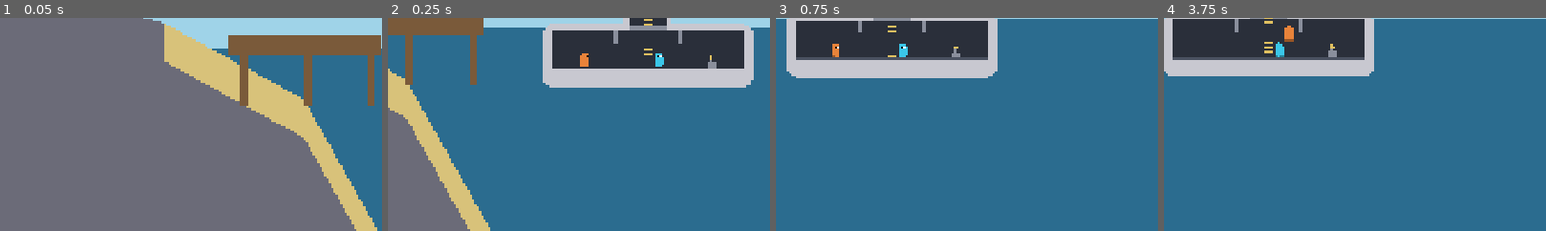
Above: before the commit, frames 1-4 (left to right).
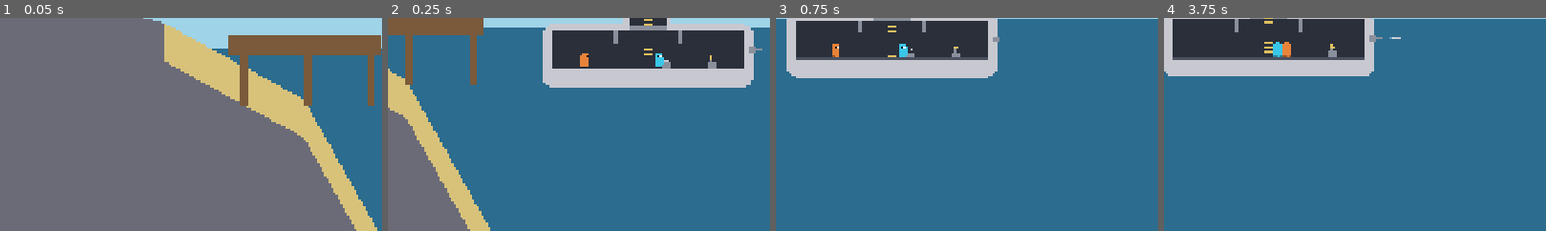
Above: after the commit, the same moments.

Repository: SnirNehemia/deeper
Game: Godot game, scene res://scenes/world.tscn
Two runs of this game, one before a commit and one after it. Both use one fixed random seed, a clock stepped at 60 frames per second and the inputs below.
Inputs:
- Up to frame 1 (0.05 s): no input
- Up to frame 2 (0.25 s): no input
- Up to frame 3 (0.75 s): tap E at 0.5, 0.6 s; hold D from 0.53 s (still down)
- Up to frame 4 (3.75 s): tap W at 0.77, 1.07, 1.52, 1.55, 1.82, 2.1, 3.02, 3.32 s; tap Q at 0.8, 1.35, 3.05, 3.6 s; tap E at 1.25, 2, 2.3, 2.75, 2.85, 3.5 s; release D at 2.03 s; hold A 2.03-2.78 s; hold D from 2.78 s (still down)
The pictures show only the part of the screen within x 36-86%, y 40-90%; the shares and areas given below are measured in that part.

Frame 1 is identical in both runs. In frame 2, 0.1% of the frame differs, in the area x 71-98%, y 13-24%; in frame 3, less than 0.1%; in frame 4, 0.5%, in the area x 28-62%, y 3-19%.

Commit message:
Module G: turret station + torpedoes (bow cone aim, 1.2s cooldown, slow straight shots)

Diff:
--- a/autoload/game_feel.gd
+++ b/autoload/game_feel.gd
@@ -126,3 +126,13 @@
 	var breach_speed_max: float = 6.0
 
 var water: WaterFeel = WaterFeel.new()
+
+## Turret / torpedo feel (Milestone 2). Torpedoes are slow and weighty like
+## the sub — leading a moving fish is the skill.
+class TurretFeel:
+	var torpedo_speed: float = 10.0     ## m/s, travels straight
+	var fire_cooldown: float = 1.2      ## s between shots (infinite ammo)
+	var cone_half_angle_deg: float = 45.0  ## aim cone around the bow's forward
+	var torpedo_lifetime: float = 8.0   ## s before a miss fizzles out
+
+var turret: TurretFeel = TurretFeel.new()
--- a/scripts/collision_layers.gd
+++ b/scripts/collision_layers.gd
@@ -14,3 +14,5 @@
 const LADDER := 1 << 4     ## ladder climb zones
 const HATCH := 1 << 5      ## solid deck over the ladder hole; crew pass it only while climbing
 const STATION := 1 << 6    ## station interaction zones (helm, etc.)
+const PROJECTILE := 1 << 7 ## torpedoes (hit terrain and fish, never the own hull)
+const FISH := 1 << 8       ## enemy fauna bodies
--- /dev/null
+++ b/scripts/stations/turret_station.gd
@@ -0,0 +1,54 @@
+class_name TurretStation
+extends Station
+
+## The torpedo turret: gunner seat in the middle flex room, tube bow-mounted
+## next to the helm. The seated gunner's move vector aims within a forward
+## cone (the helm must point the sub at threats — steering is part of aiming);
+## `use` fires slow torpedoes with infinite ammo.
+
+## Where the tube sits on the hull, in sub-local space (bow, mid-height).
+const TUBE_LOCAL := Vector2(Sub.HALF_W + 36.0, -Sub.ROOM_H * 0.5)
+
+## Current aim angle in radians (0 = straight ahead off the bow, +down).
+var aim_angle: float = 0.0
+
+var _cooldown: float = 0.0
+
+func _physics_process(delta: float) -> void:
+	_cooldown = maxf(0.0, _cooldown - delta)
+	queue_redraw()
+
+func handle_input(input: PlayerInput) -> void:
+	# Aim: the move vector's direction, clamped into the forward cone.
+	var cone := deg_to_rad(GameFeel.turret.cone_half_angle_deg)
+	if input.move.length() > 0.3:
+		aim_angle = clampf(input.move.angle(), -cone, cone)
+	if input.use_held and _cooldown <= 0.0:
+		_fire()
+
+func _fire() -> void:
+	_cooldown = GameFeel.turret.fire_cooldown
+	var torpedo := Torpedo.new()
+	torpedo.velocity = Vector2.from_angle(aim_angle) \
+		* GameFeel.turret.torpedo_speed * GameFeel.PIXELS_PER_METER
+	# Launch into the world (not the sub) so it flies free of the hull.
+	var world := sub.get_parent()
+	world.add_child(torpedo)
+	torpedo.global_position = sub.to_global(TUBE_LOCAL) \
+		+ Vector2.from_angle(aim_angle) * 30.0
+
+func _draw() -> void:
+	# Drawn in station-local space; offset to the bow tube.
+	var tube := TUBE_LOCAL - position
+	# Tube housing.
+	draw_rect(Rect2(tube + Vector2(-18.0, -10.0), Vector2(28.0, 20.0)),
+		PlaceholderArt.SUB_STRUCTURE)
+	# Barrel + aim line while someone is gunning.
+	var dir := Vector2.from_angle(aim_angle)
+	draw_line(tube, tube + dir * 34.0, PlaceholderArt.SUB_STRUCTURE, 8.0)
+	if occupant != null:
+		draw_line(tube + dir * 34.0, tube + dir * 150.0,
+			Color(1.0, 1.0, 1.0, 0.35), 2.0)
+		# Cooldown hint: the line brightens when ready to fire.
+		if _cooldown <= 0.0:
+			draw_circle(tube + dir * 150.0, 4.0, Color(1.0, 1.0, 1.0, 0.6))
--- a/scripts/sub/sub.gd
+++ b/scripts/sub/sub.gd
@@ -94,6 +94,7 @@
 	_build_interior()
 	_build_ladder()
 	_build_helm()
+	_build_turret()
 
 func _physics_process(delta: float) -> void:
 	var feel: GameFeel.SubFeel = GameFeel.sub
@@ -312,6 +313,17 @@
 	helm.position = Vector2(HELM_X, HELM_SEAT_Y)
 	add_child(helm)
 
+## Gunner seat in the middle flex room (right side, clear of the ladder);
+## the tube itself is bow-mounted (see TurretStation.TUBE_LOCAL).
+const TURRET_SEAT_X := 70.0
+
+func _build_turret() -> void:
+	var turret := TurretStation.new()
+	turret.sub = self
+	turret.room_index = 1  # middle flex room
+	turret.position = Vector2(TURRET_SEAT_X, HELM_SEAT_Y)
+	add_child(turret)
+
 ## Outer-shell collider (vs terrain), shaped to match the hull silhouette (the
 ## old rough rectangle hung ~1.5 m below the art, causing a visible gap). Tilts
 ## with the cosmetic pitch so the collision matches what you see.
--- a/scripts/sub/sub_visual.gd
+++ b/scripts/sub/sub_visual.gd
@@ -54,6 +54,12 @@
 	draw_rect(Rect2(hx - 3.0, -40.0, 6.0, 16.0), PlaceholderArt.SUB_STRUCTURE)
 	draw_circle(Vector2(hx, -42.0), 7.0, PlaceholderArt.LADDER_COLOR)
 
+	# Gunner console in the middle flex room (the tube itself is drawn by the
+	# TurretStation at the bow).
+	var tx := Sub.TURRET_SEAT_X
+	draw_rect(Rect2(tx - 14.0, -22.0, 28.0, 22.0), PlaceholderArt.SUB_STRUCTURE)
+	draw_circle(Vector2(tx, -30.0), 6.0, PlaceholderArt.HULL_COLOR)
+
 	_draw_water()
 
 ## Flooding water: a flat rect rising from the floor of each room, clipped to
--- /dev/null
+++ b/scripts/weapons/torpedo.gd
@@ -0,0 +1,77 @@
+class_name Torpedo
+extends Area2D
+
+## A slow, weighty torpedo: travels straight at a fixed speed with a small
+## bubble trail. Terrain hit = harmless puff. Fish hit = the fish dies (one
+## hit kills — handled by the fish). Never collides with the own sub hull.
+##
+## Spawned by TurretStation into the world (not parented to the sub, so it
+## doesn't ride along after launch).
+
+## Flight velocity in px/s, set by the turret at launch.
+var velocity: Vector2 = Vector2.ZERO
+
+var _life: float = 0.0
+
+func _ready() -> void:
+	collision_layer = Layers.PROJECTILE
+	collision_mask = Layers.TERRAIN | Layers.FISH
+	monitoring = true
+	monitorable = true
+	var shape := CollisionShape2D.new()
+	var circle := CircleShape2D.new()
+	circle.radius = 8.0
+	shape.shape = circle
+	add_child(shape)
+	body_entered.connect(_on_body_entered)
+	rotation = velocity.angle()
+
+func _physics_process(delta: float) -> void:
+	position += velocity * delta
+	_life += delta
+	if _life > GameFeel.turret.torpedo_lifetime:
+		queue_free()
+	queue_redraw()
+
+func _draw() -> void:
+	# Body: a chunky little dart (local +x is the flight direction).
+	draw_rect(Rect2(-14.0, -5.0, 24.0, 10.0), PlaceholderArt.HULL_COLOR)
+	draw_circle(Vector2(10.0, 0.0), 5.0, PlaceholderArt.HULL_COLOR)
+	# Trail: a few fading bubbles behind.
+	for i in 3:
+		var t := Time.get_ticks_msec() / 1000.0
+		var off := -20.0 - i * 12.0 + fmod(t * 30.0, 12.0)
+		draw_circle(Vector2(off, sin(t * 8.0 + i) * 3.0), 3.0 - i * 0.7,
+			Color(0.85, 0.95, 1.0, 0.5 - i * 0.13))
+
+func _on_body_entered(_body: Node2D) -> void:
+	# Terrain: a small harmless puff, then gone. (Fish handle their own death
+	# via area overlap — see Fish.)
+	_spawn_puff()
+	queue_free()
+
+## A brief expanding bubble-burst where the torpedo fizzled.
+func _spawn_puff() -> void:
+	var puff := Puff.new()
+	puff.global_position = global_position
+	get_parent().add_child(puff)
+
+class Puff extends Node2D:
+	var _age: float = 0.0
+	const _LIFETIME := 0.4
+
+	func _process(delta: float) -> void:
+		_age += delta
+		if _age >= _LIFETIME:
+			queue_free()
+		queue_redraw()
+
+	func _draw() -> void:
+		var t := _age / _LIFETIME
+		var alpha := 1.0 - t
+		draw_arc(Vector2.ZERO, 6.0 + 22.0 * t, 0.0, TAU, 16,
+			Color(0.9, 0.95, 1.0, alpha), 3.0)
+		for i in 4:
+			var ang := i * TAU / 4.0 + 0.5
+			draw_circle(Vector2.from_angle(ang) * (10.0 + 14.0 * t), 3.0 * alpha,
+				Color(0.9, 0.95, 1.0, alpha * 0.7))
--- /dev/null
+++ b/tests/test_turret.gd
@@ -0,0 +1,170 @@
+extends Node
+
+## Headless test for the turret station + torpedoes (Milestone 2, Module G).
+##
+## Run: godot --headless res://tests/test_turret.tscn
+## A crew takes the gunner seat (middle room), aims with the move vector
+## (clamped to the forward cone), and fires with `use`: cooldown gates the
+## rate, torpedoes fly straight and slow, and a terrain hit despawns them
+## with a puff. Flooding the middle room ejects the gunner (Station base).
+
+var _failures := 0
+var _hub: Node
+
+func _ready() -> void:
+	_hub = get_node("/root/InputHub")
+	await _test_seat_and_aim()
+	await _test_fire_and_despawn()
+
+	if _failures == 0:
+		print("TURRET TESTS PASSED")
+		get_tree().quit(0)
+	else:
+		push_error("TURRET TESTS FAILED: %d failing check(s)" % _failures)
+		get_tree().quit(1)
+
+func _check(cond: bool, msg: String) -> void:
+	if cond:
+		print("  ok:   ", msg)
+	else:
+		push_error("  FAIL: " + msg)
+		_failures += 1
+
+func _key(keycode: Key, pressed: bool) -> InputEventKey:
+	var e := InputEventKey.new()
+	e.physical_keycode = keycode
+	e.pressed = pressed
+	return e
+
+func _press(keycode: Key) -> void:
+	_hub._input(_key(keycode, true))
+
+func _release(keycode: Key) -> void:
+	_hub._input(_key(keycode, false))
+
+func _frames(n: int) -> void:
+	for i in n:
+		await get_tree().physics_frame
+
+func _find_turret(sub: Sub) -> TurretStation:
+	for child in sub.get_children():
+		if child is TurretStation:
+			return child
+	return null
+
+func _count_torpedoes() -> int:
+	var n := 0
+	for child in get_children():
+		if child is Torpedo:
+			n += 1
+	return n
+
+func _test_seat_and_aim() -> void:
+	print("[seat + cone clamping]")
+	var sub := Sub.new()
+	add_child(sub)
+	var gunner := Crew.new()
+	gunner.player_index = 0
+	gunner.position = Vector2(Sub.TURRET_SEAT_X, Sub.HELM_SEAT_Y)
+	sub.add_child(gunner)
+	await _frames(10)
+
+	var turret := _find_turret(sub)
+	_check(turret != null, "sub built a turret station")
+	_check(turret.room_index == 1, "gunner seat is in the middle flex room")
+
+	# Sit down (E) — same enter/exit flow as the helm.
+	_press(KEY_E)
+	await _frames(2)
+	_release(KEY_E)
+	await _frames(2)
+	_check(turret.occupant == gunner, "pressing E seats the gunner")
+
+	var cone := deg_to_rad(GameFeel.turret.cone_half_angle_deg)
+
+	# Aim down-forward: inside the cone.
+	_press(KEY_D)
+	_press(KEY_S)
+	await _frames(5)
+	_release(KEY_D)
+	_release(KEY_S)
+	_check(absf(turret.aim_angle - PI / 4.0) < 0.05,
+		"down-forward input aims 45 deg down (cone edge)")
+
+	# Aim straight up: outside the cone, clamps to the upper edge.
+	_press(KEY_W)
+	await _frames(5)
+	_release(KEY_W)
+	_check(absf(turret.aim_angle - (-cone)) < 0.05,
+		"straight-up input clamps to the cone's upper edge")
+
+	# Aim backwards (left): clamps to a cone edge, never fires backwards.
+	_press(KEY_A)
+	await _frames(5)
+	_release(KEY_A)
+	_check(absf(turret.aim_angle) <= cone + 0.01,
+		"backward input stays clamped inside the forward cone")
+
+	# Leave the seat.
+	_press(KEY_E)
+	await _frames(2)
+	_release(KEY_E)
+	await _frames(2)
+	_check(turret.occupant == null, "pressing E again frees the seat")
+
+	sub.queue_free()
+	await _frames(2)
+
+func _test_fire_and_despawn() -> void:
+	print("[fire + cooldown + terrain despawn]")
+	var sub := Sub.new()
+	add_child(sub)
+	var gunner := Crew.new()
+	gunner.player_index = 0
+	gunner.position = Vector2(Sub.TURRET_SEAT_X, Sub.HELM_SEAT_Y)
+	sub.add_child(gunner)
+
+	# A terrain wall ahead of the bow for torpedoes to hit.
+	var wall := StaticBody2D.new()
+	wall.collision_layer = Layers.TERRAIN
+	wall.collision_mask = 0
+	var shape := CollisionShape2D.new()
+	var rect := RectangleShape2D.new()
+	rect.size = Vector2(60, 4000)
+	shape.shape = rect
+	wall.position = Vector2(1800, 0)
+	wall.add_child(shape)
+	add_child(wall)
+
+	await _frames(10)
+	var turret := _find_turret(sub)
+
+	_press(KEY_E)
+	await _frames(2)
+	_release(KEY_E)
+	await _frames(2)
+
+	# Hold fire for ~2s: the 1.2s cooldown allows exactly 2 shots.
+	_press(KEY_Q)
+	await _frames(120)
+	_release(KEY_Q)
+	var fired := _count_torpedoes()
+	_check(fired == 2, "holding use for 2s fires exactly 2 torpedoes (1.2s cooldown), got %d" % fired)
+
+	var torpedo: Torpedo = null
+	for child in get_children():
+		if child is Torpedo:
+			torpedo = child
+	if torpedo != null:
+		var speed_mps := torpedo.velocity.length() / GameFeel.PIXELS_PER_METER
+		_check(absf(speed_mps - GameFeel.turret.torpedo_speed) < 0.1,
+			"torpedo travels at the configured slow speed")
+		_check(torpedo.velocity.x > 0.0, "torpedo flies forward off the bow")
+
+	# Wall is ~1400 px from the tube; at 480 px/s that's ~3s of flight.
+	await _frames(240)
+	_check(_count_torpedoes() == 0, "torpedoes despawn after hitting the terrain wall")
+
+	sub.queue_free()
+	wall.queue_free()
+	await _frames(2)
--- /dev/null
+++ b/tests/test_turret.tscn
@@ -0,0 +1,6 @@
+[gd_scene load_steps=2 format=3 uid="uid://b9p2w6k4q8x3t"]
+
+[ext_resource type="Script" path="res://tests/test_turret.gd" id="1_testturret"]
+
+[node name="TestTurret" type="Node"]
+script = ExtResource("1_testturret")
Not shown, added: scripts/stations/turret_station.gd.uid
Not shown, added: scripts/weapons/torpedo.gd.uid
Not shown, added: tests/test_drowning.gd.uid
Not shown, added: tests/test_implosion.gd.uid
Not shown, added: tests/test_repair.gd.uid
Not shown, added: tests/test_turret.gd.uid
